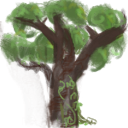
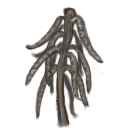
Layers edited between the first and the second 128x128 image:
added layer "Paint Layer 19" above "Paint Layer 20" over [0, 0, 128, 128]
added layer "Paint Layer 20" above "Paint Layer 21" over [0, 0, 128, 128]
added layer "Paint Layer 21" above "beech2" over [0, 0, 128, 128]
moved "Copy of Paint Layer 14 Merged" (1st of 2, in "beech2") into group "beech2" over [30, 75, 94, 128]
moved "Paint Layer 17" into group "beech2" over [0, 0, 128, 128]
moved "Copy of Paint Layer 12" into group "beech2", painted on it over [0, 0, 128, 128]
moved "Paint Layer 12" into group "beech2", painted on it over [0, 0, 128, 128]
moved "Copy of Paint Layer 14 Merged" (2nd of 2, in "beech2") into group "beech2" over [0, 0, 128, 128]
moved "Paint Layer 16" into group "beech2" over [0, 0, 128, 128]
moved "Paint Layer 18" into group "beech2" over [0, 0, 128, 128]
